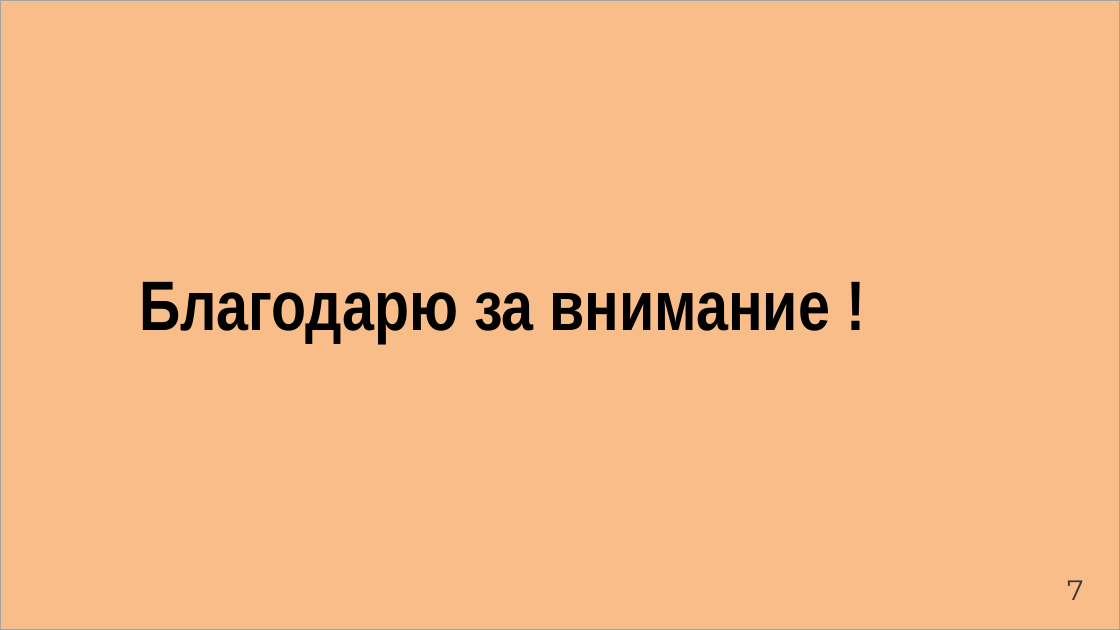
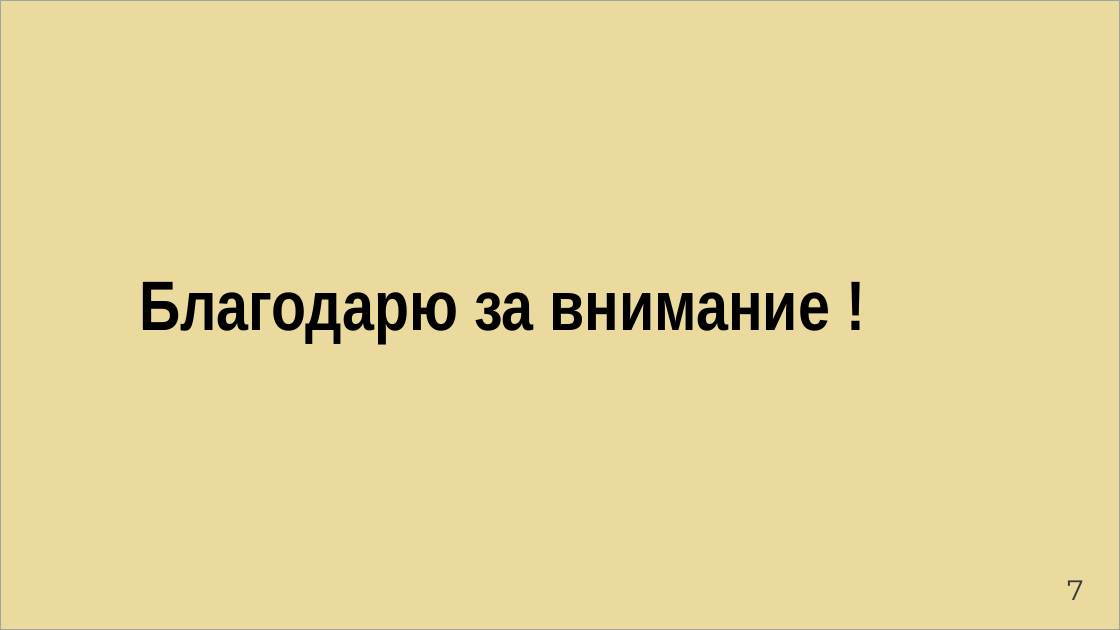
Before and after one commit to Artemor31/Files, a slide deck: slide 15 of Готовые части/NormPreza.pptx. Drawn at 1120x630 pixels with LibreOffice and Linux fonts; fonts in the diff are those of the drawing. Boxes give left, top, right and bottom in pixels: in the first picture for what was removed or moved away, otherwise in the second. Text is boxed around its words. In the diff, an @@ line names an element or a change of style, - is before the commit and + after.

```diff
--- a/Готовые части/NormPreza.pptx
+++ b/Готовые части/NormPreza.pptx
@@ rectangle at bbox=[0, 0, 1120, 630]: fill #F8BD88 to #EADA9E @@
```
Also in this commit, not shown: 8 other slides changed, 4 slides added, 4 slides removed, 2 other files.
